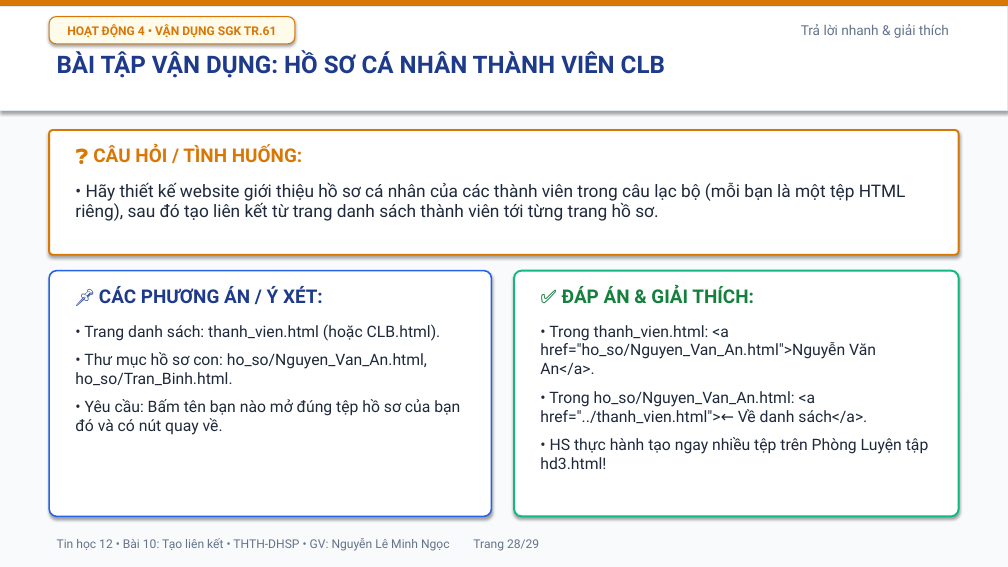
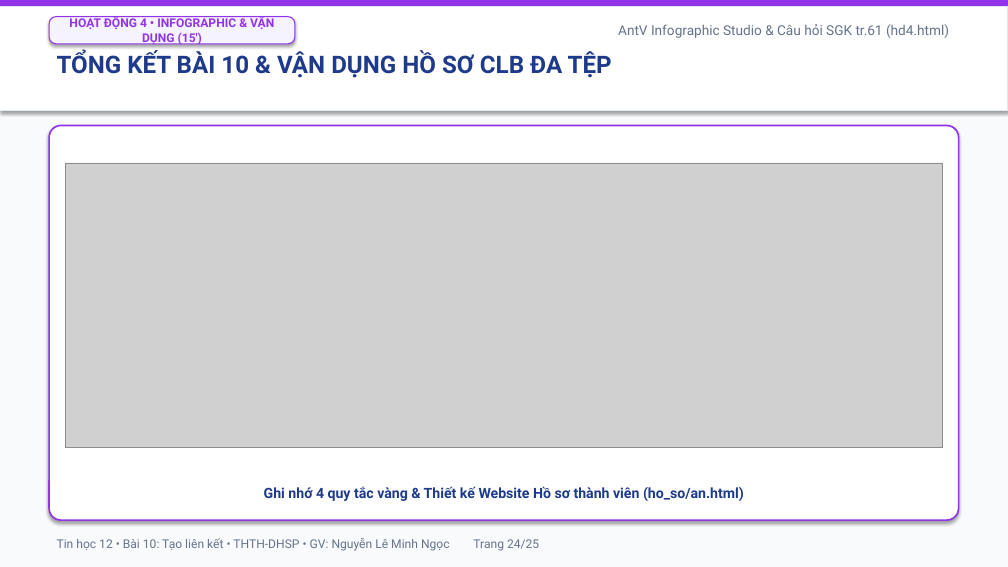
Before and after one commit to mngoc3110/TinHoc, a slide deck: slide 24 of Tin12/Bai10/Bai10_TrinhChieu.pptx (slide 28 before the commit). Drawn at 1008x567 pixels with LibreOffice and Linux fonts; fonts in the diff are those of the drawing; grey boxes stand for pictures. Boxes give left, top, right and bottom in pixels: in the first picture for what was removed or moved away, otherwise in the second. Text is boxed around its words. In the diff, an @@ line names an element or a change of style, - is before the commit and + after.

```diff
--- a/Tin12/Bai10/Bai10_TrinhChieu.pptx
+++ b/Tin12/Bai10/Bai10_TrinhChieu.pptx
@@ rectangle at box(0, 0, 1008, 6): fill #D97706 to #9333EA @@
@@ rounded rectangle "HOẠT ĐỘNG 4 • INFOGRAPHIC ..." at box(49, 17, 295, 44): fill #FFFBEB to #F5F3FF; outline #D97706 1 pt to #9333EA 1 pt @@
@@ text in rounded rectangle at box(69, 16, 274, 46): text changed; text colour #D97706 to #9333EA @@
-HOẠT ĐỘNG 4 • VẬN DỤNG SGK TR.61
+HOẠT ĐỘNG 4 • INFOGRAPHIC & VẬN DỤNG (15')
@@ text at box(618, 24, 949, 38): text changed @@
-Trả lời nhanh & giải thích
+AntV Infographic Studio & Câu hỏi SGK tr.61 (hd4.html)
@@ text at box(57, 51, 612, 78): text changed @@
-BÀI TẬP VẬN DỤNG: HỒ SƠ CÁ NHÂN THÀNH VIÊN CLB
+TỔNG KẾT BÀI 10 & VẬN DỤNG HỒ SƠ CLB ĐA TỆP
@@ rounded rectangle: place and size @@
-rounded rectangle at box(49, 130, 959, 255)
+rounded rectangle at box(49, 126, 959, 520)
@@ rounded rectangle at box(49, 126, 959, 520): outline #D97706 1.8 pt to #9333EA 1.6 pt @@
@@ text removed at box(75, 145, 906, 221) @@
-❓ CÂU HỎI / TÌNH HUỐNG:
-• Hãy thiết kế website giới thiệu hồ sơ cá nhân của các thành viên trong câu lạc bộ (mỗi bạn là một tệp HTML riêng), sau đó tạo liên kết từ trang danh sách thành viên tới từng trang hồ sơ.
@@ picture added at box(65, 163, 943, 448) @@
@@ rounded rectangle removed at box(49, 271, 492, 516) @@
@@ text removed at box(75, 286, 460, 435) @@
-📌 CÁC PHƯƠNG ÁN / Ý XÉT:
-• Trang danh sách: thanh_vien.html (hoặc CLB.html).
-• Thư mục hồ sơ con: ho_so/Nguyen_Van_An.html, ho_so/Tran_Binh.html.
-• Yêu cầu: Bấm tên bạn nào mở đúng tệp hồ sơ của bạn đó và có nút quay về.
@@ rounded rectangle removed at box(514, 271, 959, 516) @@
@@ text removed at box(540, 286, 929, 469) @@
-✅ ĐÁP ÁN & GIẢI THÍCH:
-• Trong thanh_vien.html: <a href="ho_so/Nguyen_Van_An.html">Nguyễn Văn An</a>.
-• Trong ho_so/Nguyen_Van_An.html: <a href="../thanh_vien.html">← Về danh sách</a>.
-• HS thực hành tạo ngay nhiều tệp trên Phòng Luyện tập hd3.html!
@@ text added at box(264, 486, 744, 501), 13.5 pt, text #1E3A8A, bold @@
+Ghi nhớ 4 quy tắc vàng & Thiết kế Website Hồ sơ thành viên (ho_so/an.html)
@@ text at box(57, 538, 539, 551): text changed @@
-Tin học 12 • Bài 10: Tạo liên kết • THTH-DHSP • GV: Nguyễn Lê Minh Ngọc Trang 28/29
+Tin học 12 • Bài 10: Tạo liên kết • THTH-DHSP • GV: Nguyễn Lê Minh Ngọc Trang 24/25
```
Also in this commit, not shown: 20 other slides changed, 4 slides added, 8 slides removed, 23 other files.
